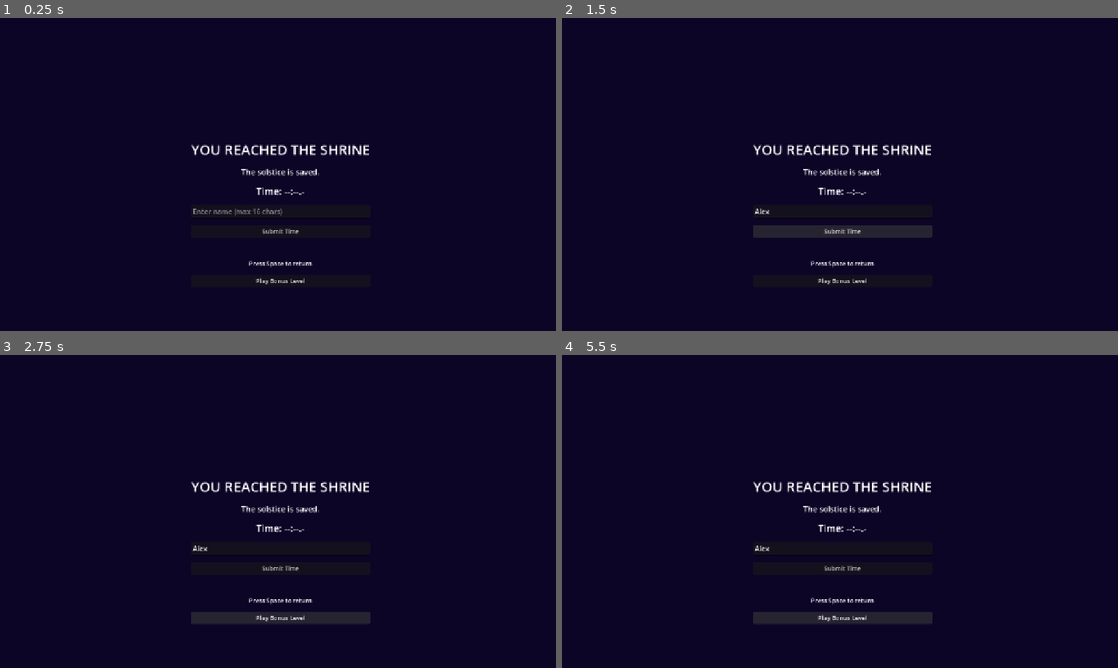
Above: before the commit, frames 1-4 (two rows, left to right).
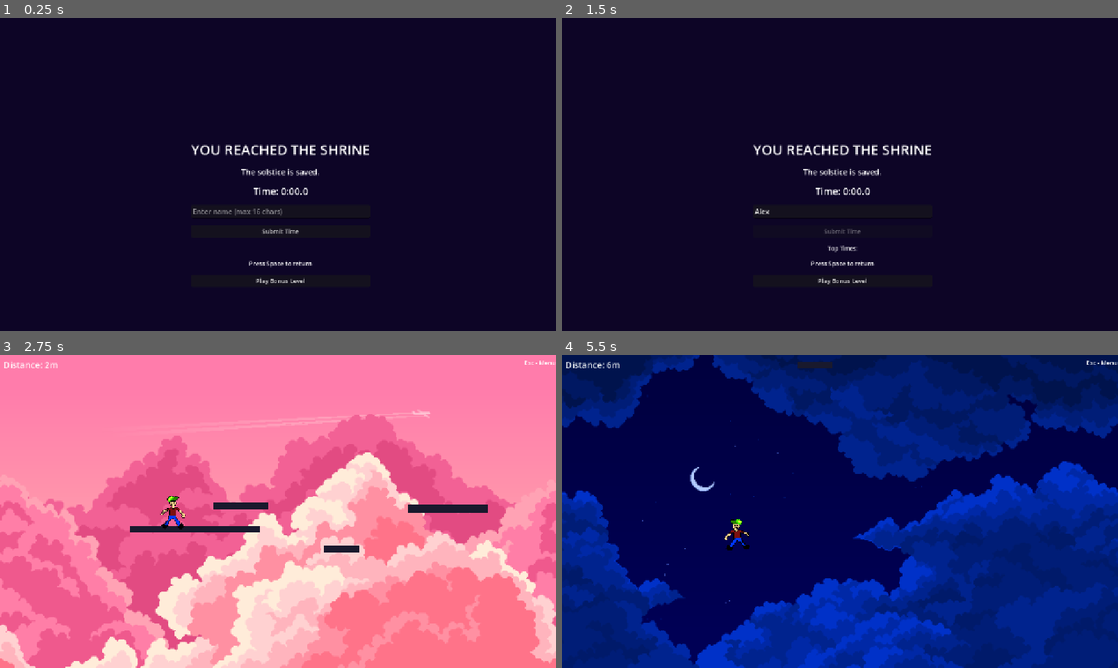
Above: after the commit, the same moments.

Repository: jchildree/Solatice-Gam-Jam-26
Game: Godot game, scene res://scenes/win.tscn
The game is run twice, just before and just after one commit, with the same random seed, the same clock (stepped at 60 frames per second) and the same inputs. This scene is started directly instead of the project's main scene.
Inputs (mouse positions are in pixels of both pictures, inside the frame that each line leads up to):
- Up to frame 1 (0.25 s): no input
- Up to frame 2 (1.5 s): click (840, 212) at 0.52 s; type "Alex" at 0.6 s; click "Submit Time" at 1.25 s
- Up to frame 3 (2.75 s): click "Play Bonus Level" at 2 s
- Up to frame 4 (5.5 s): click (840, 617) at 2.75 s, where only the run before the commit has a clickable "Play Bonus Level"; tap Space (jump) at 3.5, 3.77, 4.25, 4.52, 5 s; hold D (move_right) 3.53-5.03 s; tap Ctrl (dash) at 3.6, 5.1 s; tap E (toggle) at 4.35 s; hold A (move_left) from 5.03 s (still down)

The runs differ from the first frame. In frame 1, 0.1% of the frame differs, in the area x 45-56%, y 54-57%; in frame 2, 1.4%; in frame 3, 99%; in frame 4, 100%, in the area x 0-100%, y 0-100%.
Error before the commit: Parse Error: Cannot infer the type of "name_val" variable because the value doesn't have a set type. (res://scripts/win.gd:26)

Commit message:
fix(leaderboard): explicit String type on name_val to satisfy GDScript type inference
Co-Authored-By: Claude Sonnet 4.6 <noreply@anthropic.com>

Diff:
--- a/scripts/endless.gd
+++ b/scripts/endless.gd
@@ -100,7 +100,7 @@
 func _on_submit_pressed() -> void:
 	if _submitted:
 		return
-	var name_val := name_entry.text.strip_edges()
+	var name_val: String = name_entry.text.strip_edges()
 	if name_val == "":
 		return
 	GameSession.player_name = name_val
--- a/scripts/win.gd
+++ b/scripts/win.gd
@@ -23,7 +23,7 @@
 func _on_submit_pressed() -> void:
 	if _submitted:
 		return
-	var name_val := $VBoxContainer/NameEntry.text.strip_edges()
+	var name_val: String = $VBoxContainer/NameEntry.text.strip_edges()
 	if name_val == "":
 		return
 	GameSession.player_name = name_val
